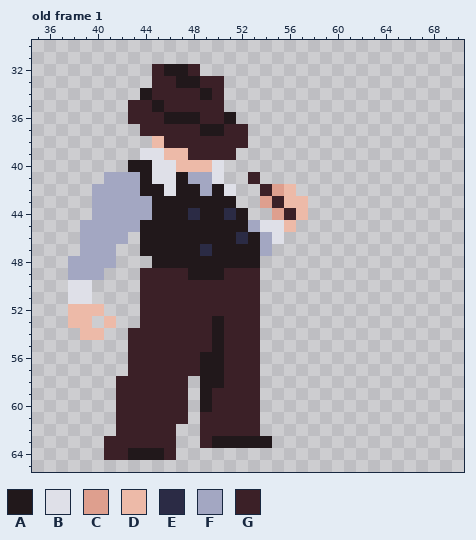
Edited in one commit: pixel-art file (Assets/Common/Player.aseprite). The picture above is the old version.
96x96 pixels, 26 frames. Colours within 5 levels of each other are drawn and written as one. Shown: old frame 1: x 35..70, y 30..65. The commit also changed other frames, which this record leaves out.
Visible layers, top first: "arm", "Head", "Torso", "Leg", "BackLeg", "BackArm".
Palette (. is transparent): A #21181b  B #dfe0e8  C #de9f8e  D #edbaa8  E #2b2b45  F #a3a7c2  G #3b2027
Pixels before, old frame 1, first column x 38:
32 .......GAAG.........
33 .......GGAAGG.......
34 ......AGGGGAG.......
35 .....GGAGGGGG.......
36 .....GGGAAAGGA......
37 ......GGGGGAAGG.....
38 .......DGGGGGGG.....
39 ......BBDDGGGG......
40 .....AABBDDDB.......
41 ...FFFABBAFFB..G....
42 ..FFFFAABAAFAB..GCD.
43 ..FFFFFAAAAAAA..CGDD
44 ..FFFFFAAAEAAEA..CGD
45 .FFFFFAAAAAAAAAFBBD.
46 .FFFF.AAAAAAAAEAFB..
47 .FFF..AAAAAEAAAAF...
48 FFFF...AAAAAAAAA....
49 FFF...GGGGAAAGGG....
50 BB....GGGGGGGGGG....
51 BB....GGGGGGGGGG....
52 DDD...GGGGGGGGGG....
53 DD.D..GGGGGGAGGG....
54 .DD..GGGGGGGAGGG....
55 .....GGGGGGGAGGG....
56 .....GGGGGGAAGGG....
57 .....GGGGGGAAGGG....
58 ....GGGGGG.AAGGG....
59 ....GGGGGG.AGGGG....
60 ....GGGGGG.AGGGG....
61 ....GGGGGG.GGGGG....
62 ....GGGGG..GGGGG....
63 ...GGGGGG..GAAAAA...
64 ...GGAAAG...........
After the commit:
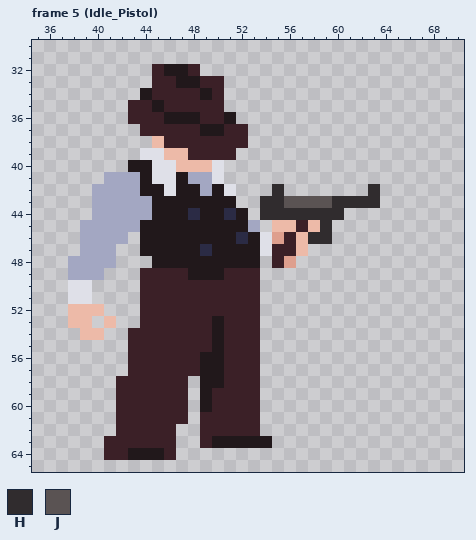
Colours new in this view: H #302c2e  J #5a5353
A new or re-ordered frame is compared with the old frame closest to it.
Difference:
frames 26 -> 195
Frame 5 (Idle_Pistol) is new; against old frame 1, layer "BackArm":
The author changed colour F to colour B in rows 46 to 47 at x 54.
Colour C now appears in row 48 at x 56.
The author changed colour B to colour C in row 46 at x 55.
Colour D now appears in row 45 at x 58; in rows 46 to 47 at x 57.
The author changed colour B to colour D in row 45 at x 55.
Colour G now appears in row 45 at x 57; in row 46 at x 56; in row 47 at x 55 to 56; in row 48 at x 55.
Colour H now appears in row 42 at x 63; in row 43 at x 60 to 63; in row 44 at x 54 and 58 to 60; in row 45 at x 59; in row 46 at x 58 to 59.
The author changed colour C to colour H in row 42 at x 55; in row 43 at x 54; in row 44 at x 55.
The author changed colour D to colour H in row 44 at x 57.
The author changed colour G to colour H in row 43 at x 55; in row 44 at x 56.
Colour J now appears in row 43 at x 58 to 59.
The author changed colour D to colour J in row 43 at x 56 to 57.
Colour B is gone in row 45 at x 54.
Colour D is gone in row 42 at x 56.
Colour G is gone in row 41 at x 53; in row 42 at x 54.
